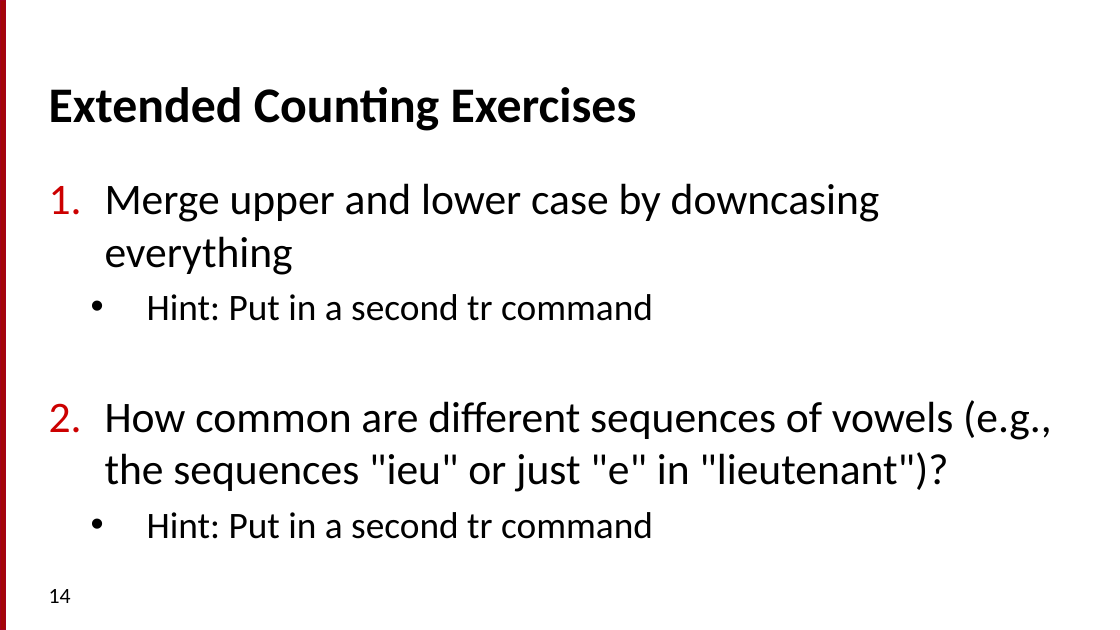
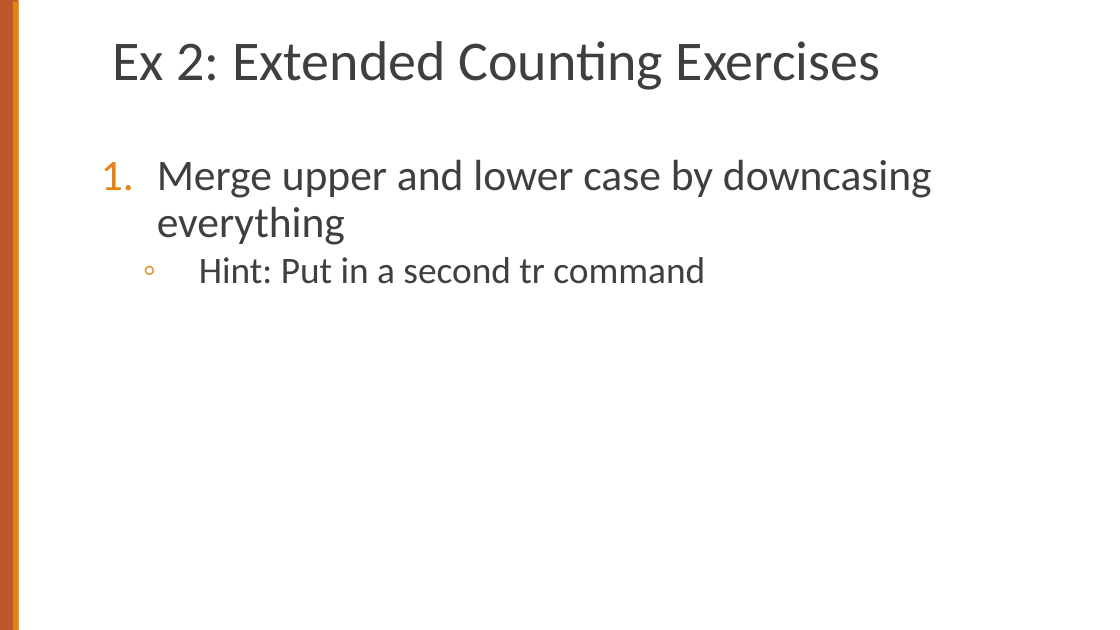
Before and after one commit to cs124/labs, a slide deck: slide 12 of Lab1_UnixForPoets.pptx (slide 14 before the commit). Drawn at 1120x630 pixels with LibreOffice and Linux fonts; fonts in the diff are those of the drawing. Boxes give left, top, right and bottom in pixels: in the first picture for what was removed or moved away, otherwise in the second. Text is boxed around its words. In the diff, an @@ line names an element or a change of style, - is before the commit and + after.

```diff
--- a/Lab1_UnixForPoets.pptx
+++ b/Lab1_UnixForPoets.pptx
@@ rectangle at [0,0,19,630]: fill #A40508 to #BD582C; outline #A4001D 0.75 pt to none; rotation 90 to 270 degrees @@
@@ rectangle added at [13,1,19,630], fill #E48312 @@
@@ title at [112,41,881,90]: text changed; size 32 to 36 pt; text colour #000000 to #3F3F3F; bold off @@
-Extended Counting Exercises
+Ex 2: Extended Counting Exercises
@@ text "Merge upper and lower case ...": place and size @@
-text "Merge upper and lower case ..." at [105,183,1052,539]
+text "Merge upper and lower case ..." at [157,159,932,284]
@@ text "Merge upper and lower case ..." at [157,159,932,284]: text colour #000000 to #3F3F3F; line spacing 1 to 0.9; less space between paragraphs; bullet colour #CC0000 to #E48312; bullet • to ◦; bullet colour #000000 to #E48312 @@
@@ text at [105,400,1052,539]: paragraphs removed @@
-2. How common are different sequences of vowels (e.g., the sequences "ieu" or just "e" in "lieutenant")?
-  • Hint: Put in a second tr command
@@ page number removed at [49,589,71,603] @@
-14
```
Also in this commit, not shown: 24 other slides changed, 12 slides added, 14 slides removed, 1 other file.
